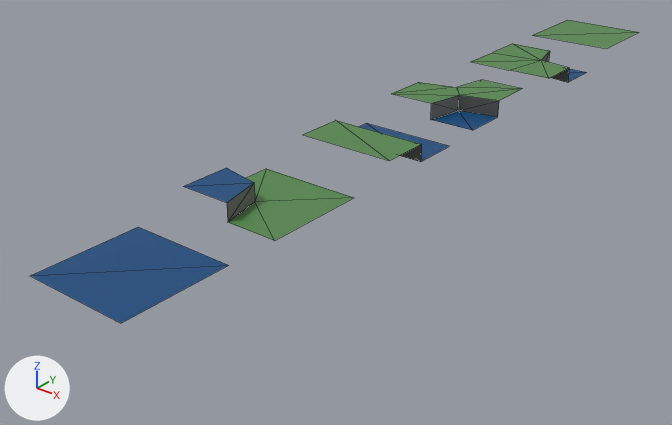
Renders of the Blender file SourceData/Tiles.blend from each side of a commit.
Camera for both pictures: a camera (50 mm lens) standing at (9.68, -7.34, 6.64) and looking at (-0.37, 5.22, -1.15). The axes (+X, +Y, +Z) are drawn at lower left. The lights are the same throughout. Mesh edges are drawn as thin lines.

In view in the first picture: 'Tile0000', 'Tile1000', 'Tile1001', 'Tile1010', 'Tile1101', 'Tile1111'.
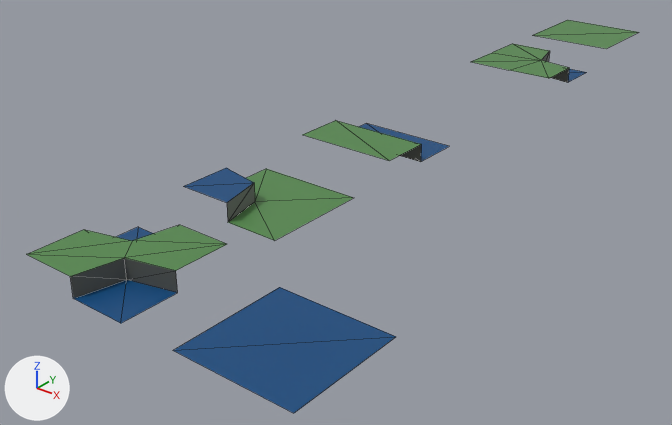
Commit message: Fixed missliagned vertex for tile 1010

Pixel boxes (x1, y1, x2, y2) of what changed, in the pictures (672 x 425 px):
'Tile0000', moved
    before: (31, 227, 228, 323)
    after: (173, 287, 396, 413)
'Tile1010', moved
    before: (392, 80, 521, 130)
    after: (26, 225, 227, 323)

Patch to the scene script:
```diff
--- a/SourceData/Tiles.blend.py
+++ b/SourceData/Tiles.blend.py
@@ me_cube_001 @@
 me_cube_001.from_pydata(...)  # 20 vertices, 18 faces, 2 loose edges; spans x -1.1..0.9, y -1.0..1.0, z 0.0..0.35
 # used by ob_tile1010; location = (0.0, 9.0, 0.0)
+# me_cube_001 part 1: the whole mesh is moved by (0.1, 0.0, 0.0)
 me_cube_001.materials.append(mat_material_001)
@@ ob_tile0000 @@
 ob_tile0000 = bpy.data.objects.new('Tile0000', me_plane)
-ob_tile0000.location = (0.0, 0.0, 0.0)
+ob_tile0000.location = (3.0, 0.0, 0.0)
@@ ob_tile1010 @@
 ob_tile1010 = bpy.data.objects.new('Tile1010', me_cube_001)
-ob_tile1010.location = (0.0, 9.0, 0.0)
+ob_tile1010.location = (0.0, 0.0, 0.0)
```
